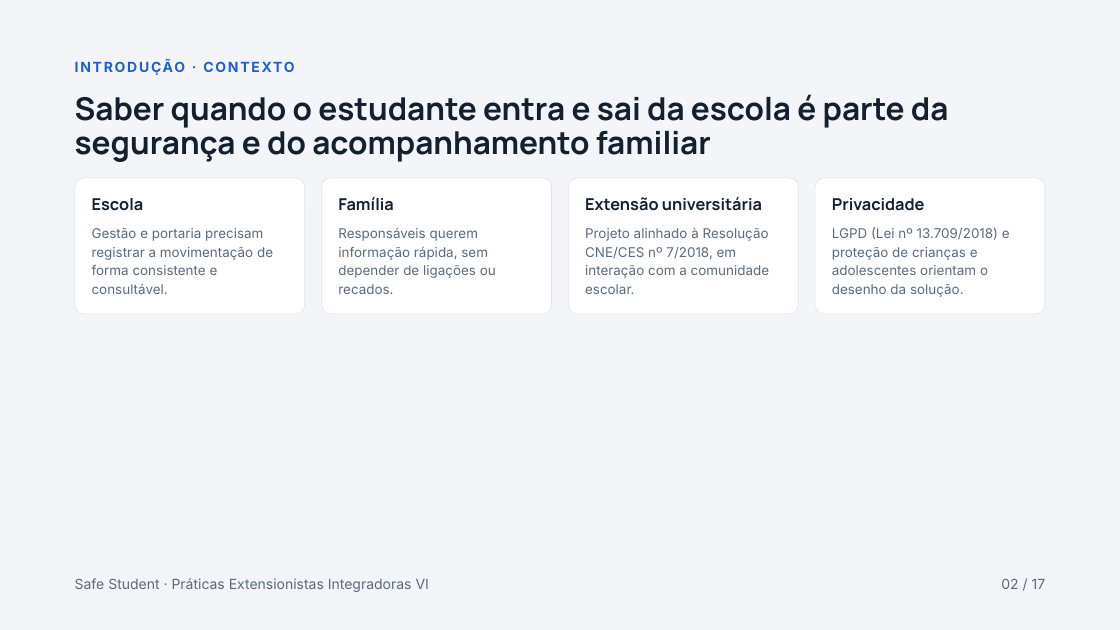
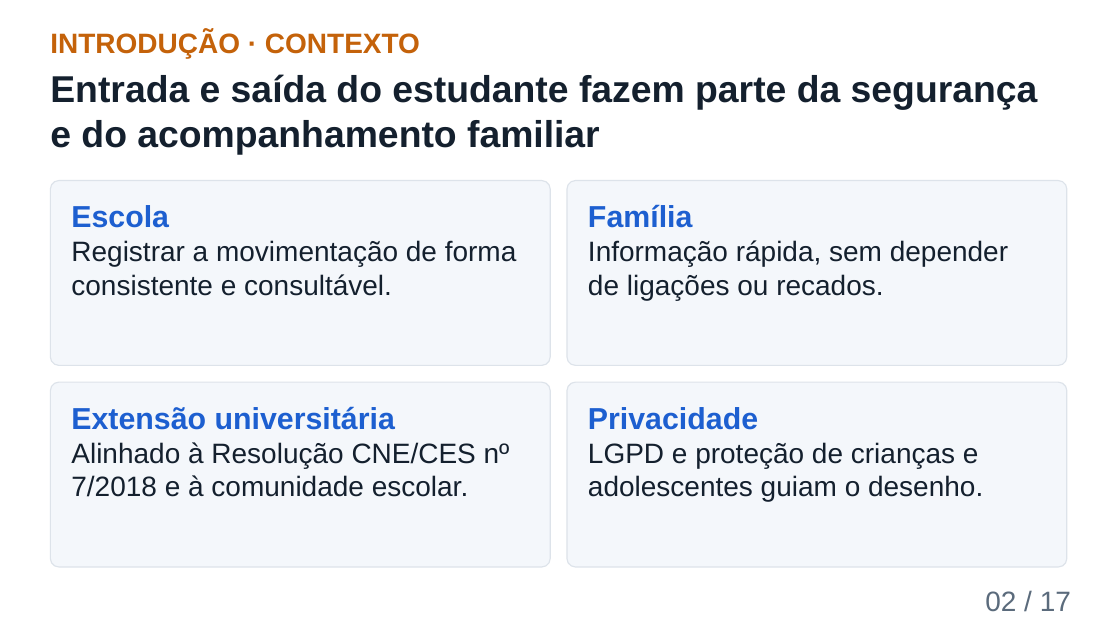
Before and after one commit to richaferreira/Safe_Student, a slide deck: slide 2 of 08_Apresentacao_Final_Safe_Student.pptx. Drawn at 1120x630 pixels with LibreOffice and Linux fonts; fonts in the diff are those of the drawing. Boxes give left, top, right and bottom in pixels: in the first picture for what was removed or moved away, otherwise in the second. Text is boxed around its words. In the diff, an @@ line names an element or a change of style, - is before the commit and + after.

```diff
--- a/08_Apresentacao_Final_Safe_Student.pptx
+++ b/08_Apresentacao_Final_Safe_Student.pptx
@@ background #F3F5F8 to #FFFFFF @@
@@ text "INTRODUÇÃO · CONTEXTO": place and size @@
-text "INTRODUÇÃO · CONTEXTO" at box(75, 56, 1075, 78)
+text "INTRODUÇÃO · CONTEXTO" at box(50, 31, 420, 58)
@@ text "INTRODUÇÃO · CONTEXTO" at box(50, 31, 420, 58): size 12 to 24 pt, font Inter to Arial, text colour #1D5FD0 to #C4620A, letter spacing 1.5 to 0 pt; line spacing 16.8pt to 1 @@
@@ text at box(50, 74, 1038, 155): text changed; size 27 to 32 pt; font Manrope to Arial @@
-Saber quando o estudante entra e sai da escola é parte da segurança e do acompanhamento familiar
+Entrada e saída do estudante fazem parte da segurança e do acompanhamento familiar
@@ rounded rectangle removed at box(75, 178, 305, 314) @@
@@ rounded rectangle removed at box(322, 178, 552, 314) @@
@@ rounded rectangle removed at box(815, 178, 1045, 314) @@
@@ rounded rectangle added at box(50, 181, 550, 365), fill #F4F7FB, outline #DDE3EA 1 pt @@
@@ text at box(71, 205, 517, 296): text changed; size 11.5 to 24 pt; font Inter to Arial; text colour #5B6B7C to #14202E @@
-Gestão e portaria precisam registrar a movimentação de forma consistente e consultável.
+Escola
+Registrar a movimentação de forma consistente e consultável.
@@ text removed at box(92, 198, 144, 211) @@
-Escola
@@ text removed at box(338, 197, 393, 211) @@
-Família
@@ rounded rectangle added at box(567, 181, 1067, 365), fill #F4F7FB, outline #DDE3EA 1 pt @@
@@ text at box(588, 204, 1008, 300): text changed; size 11.5 to 24 pt; font Inter to Arial; text colour #5B6B7C to #14202E @@
-Responsáveis querem informação rápida, sem depender de ligações ou recados.
+Família
+Informação rápida, sem depender de ligações ou recados.
@@ text removed at box(832, 198, 925, 211) @@
-Privacidade
@@ text removed at box(585, 228, 769, 294) @@
-Projeto alinhado à Resolução CNE/CES nº 7/2018, em interação com a comunidade escolar.
@@ rounded rectangle: place and size @@
-rounded rectangle at box(569, 178, 799, 314)
+rounded rectangle at box(50, 382, 550, 567)
@@ rounded rectangle at box(50, 382, 550, 567): fill #FFFFFF to #F4F7FB; outline #DDE3EA 0.5 pt to #DDE3EA 1 pt; proportions changed @@
@@ rounded rectangle added at box(567, 382, 1067, 567), fill #F4F7FB, outline #DDE3EA 1 pt @@
@@ text at box(71, 406, 395, 430): size 14 to 26 pt, font Manrope to Arial, text colour #14202E to #1D5FD0 in "Extensão universitária"; line spacing 16.8pt to 1 @@
@@ text "Extensão universitária": place and size @@
-text "Extensão universitária" at box(585, 197, 762, 211)
+text "Extensão universitária" at box(71, 406, 510, 497)
@@ text at box(588, 407, 983, 502): text changed; size 11.5 to 24 pt; font Inter to Arial; text colour #5B6B7C to #14202E @@
-LGPD (Lei nº 13.709/2018) e proteção de crianças e adolescentes orientam o desenho da solução.
+Privacidade
+LGPD e proteção de crianças e adolescentes guiam o desenho.
@@ text at box(71, 442, 510, 497): paragraph added @@
+Alinhado à Resolução CNE/CES nº 7/2018 e à comunidade escolar.
@@ text removed at box(75, 578, 429, 592) @@
-Safe Student · Práticas Extensionistas Integradoras VI
@@ text "02 / 17": place and size @@
-text "02 / 17" at box(1001, 579, 1046, 589)
+text "02 / 17" at box(985, 591, 1071, 611)
@@ text "02 / 17" at box(985, 591, 1071, 611): size 12 to 24 pt, font Inter to Arial; line spacing 16.8pt to 1 @@
```
Also in this commit, not shown: 16 other slides changed, 2 other files.
